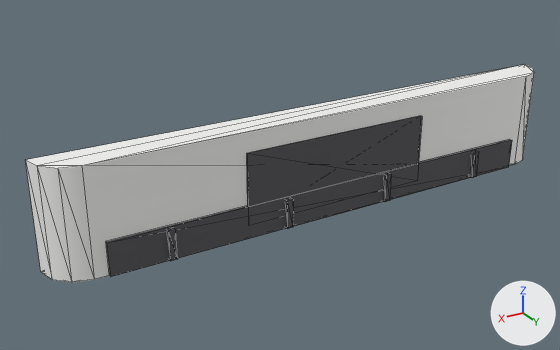
One commit to the glTF model models/parts/bumperR_street.glb: the scene before it, then after it.
Both versions are drawn from a camera (50 mm lens) standing at (1.254, 3.501, 1.267) and looking at (0.148, 1.658, 0.346). The lights are fixed; the arrows at lower right show +X, +Y and +Z. The first picture is the older version. Mesh edges are drawn as thin lines. Where no turn or scale is listed for an object, it has been applied to the vertices. Vertices at exactly the same position are counted once.

Script lines for the objects in view, before the commit:
```python
me_bumperr_street_mesh = bpy.data.meshes.new('bumperR_street_mesh')
me_bumperr_street_mesh.from_pydata(...)  # 64 vertices, 100 faces; spans x -0.88..0.88, y 1.64..1.77, z 0.22..0.54
# faces by material slot: [28, 72]
me_bumperr_street_mesh.materials.append(mat_body)  # white #f7f7f5
me_bumperr_street_mesh.materials.append(mat_trim)  # dark grey #555559
ob_bumperr_street_mesh = bpy.data.objects.new('bumperR_street_mesh', me_bumperr_street_mesh)
ob_bumperr_street_mesh.location = (0.0, 0.0, 0.0)
```
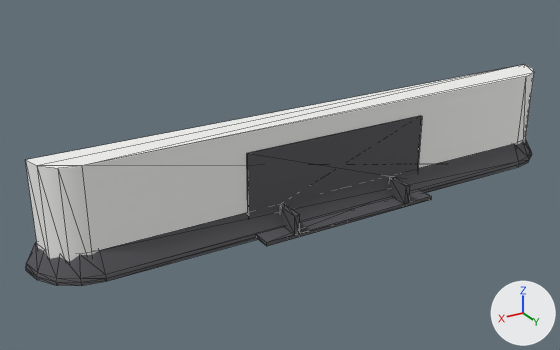
Where the change shows, as pixel boxes [x1, y1, x2, y2] in the pictures (560 x 350 px):
'bumperR_street_mesh', reshaped
    before: [25, 64, 534, 282]
    after: [25, 64, 534, 286]
part 1 of me_bumperr_street_mesh, added
    after: [256, 190, 432, 246]
part 2 of me_bumperr_street_mesh, added
    after: [389, 176, 410, 204]
part 3 of me_bumperr_street_mesh, added
    after: [280, 204, 300, 235]
part 4 of me_bumperr_street_mesh, rebuilt
    before: [106, 140, 512, 277]
    after: [25, 140, 532, 286]
part 5 of me_bumperr_street_mesh, deleted
    before: [470, 151, 479, 178]
part 6 of me_bumperr_street_mesh, deleted
    before: [383, 173, 392, 202]
part 7 of me_bumperr_street_mesh, deleted
    before: [286, 198, 294, 229]
part 8 of me_bumperr_street_mesh, deleted
    before: [167, 228, 178, 261]

The change, as a diff of the scene's bpy script:
```diff
--- a/models/parts/bumperR_street.glb.py
+++ b/models/parts/bumperR_street.glb.py
@@ me_bumperr_street_mesh @@
 # used by ob_bumperr_street_mesh; location = (0.0, 0.0, 0.0)
-me_bumperr_street_mesh.from_pydata(...)  # 64 vertices, 100 faces; spans x -0.88..0.88, y 1.64..1.77, z 0.22..0.54
+me_bumperr_street_mesh.from_pydata(...)  # 108 vertices, 192 faces; spans x -0.91..0.91, y 1.62..1.84, z 0.22..0.54
+# me_bumperr_street_mesh part 1: a new loose piece, a box spanning x -0.3..0.3, y 1.75..1.84, z 0.229..0.241, in mat_trim (dark grey #555559)
+# me_bumperr_street_mesh part 2: a new loose piece, a box spanning x -0.208..-0.192, y 1.76..1.84, z 0.24..0.3, in mat_trim (dark grey #555559)
+# me_bumperr_street_mesh part 3: a new loose piece, a box spanning x 0.192..0.208, y 1.76..1.84, z 0.24..0.3, in mat_trim (dark grey #555559)
+# me_bumperr_street_mesh part 4: the loose piece of 8 vertices spanning x -0.73..0.73, y 1.75..1.76, z 0.22..0.32 is rebuilt with 60 vertices and now spans x -0.91..0.91, y 1.62..1.78, z 0.22..0.3
+# me_bumperr_street_mesh part 5: the loose piece of 8 vertices spanning x -0.56..-0.54, y 1.75..1.77, z 0.23..0.31 is deleted
+# me_bumperr_street_mesh part 6: the loose piece of 8 vertices spanning x -0.19..-0.17, y 1.75..1.77, z 0.23..0.31 is deleted
+# me_bumperr_street_mesh part 7: the loose piece of 8 vertices spanning x 0.17..0.19, y 1.75..1.77, z 0.23..0.31 is deleted
+# me_bumperr_street_mesh part 8: the loose piece of 8 vertices spanning x 0.54..0.56, y 1.75..1.77, z 0.23..0.31 is deleted
 me_bumperr_street_mesh.materials.append(mat_body)
```
